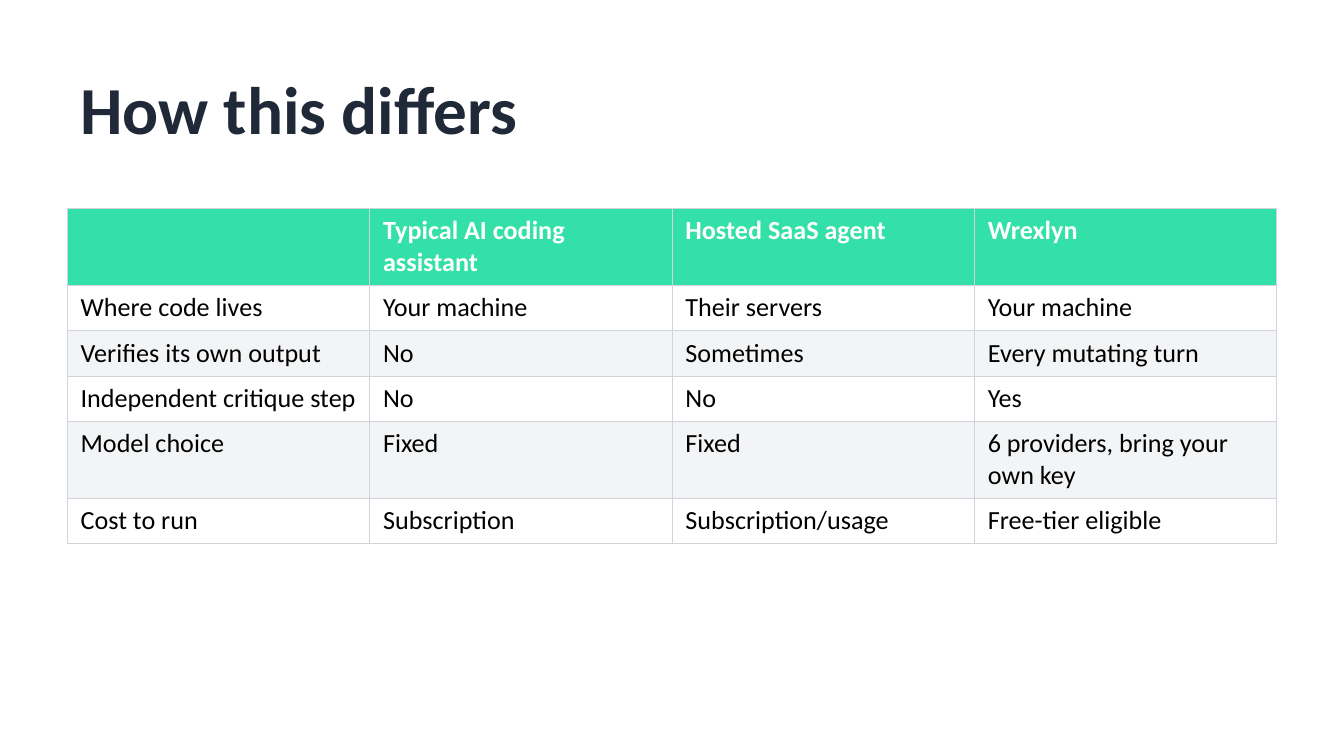
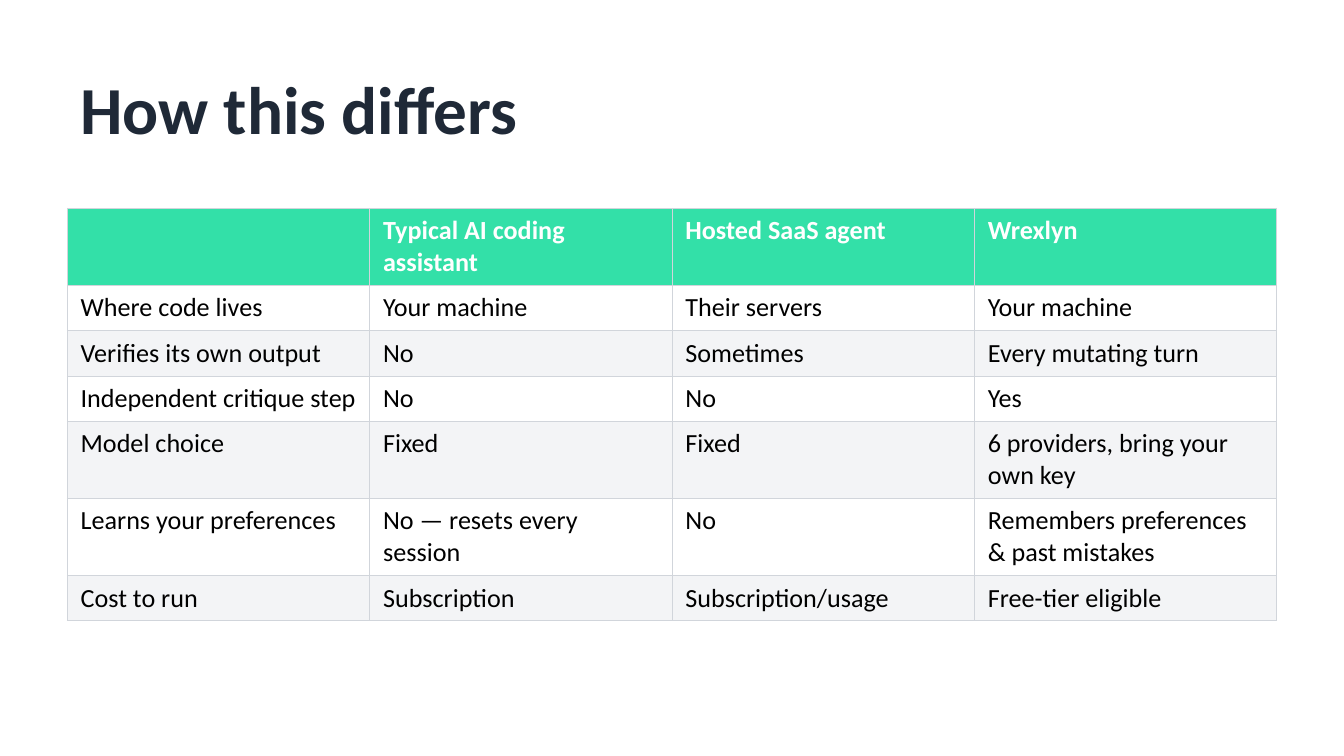
Before and after one commit to nishantsprabhakar/codingagent, a slide deck: slide 8 of docs/assets/Wrexlyn-Pitch-Deck.pptx. Drawn at 1344x756 pixels with LibreOffice and Linux fonts; fonts in the diff are those of the drawing. Boxes give left, top, right and bottom in pixels: in the first picture for what was removed or moved away, otherwise in the second. Text is boxed around its words. In the diff, an @@ line names an element or a change of style, - is before the commit and + after.

Commit message:
Add self-learning content to the pitch deck (Wrexlyn-Pitch-Deck.pptx)
- Slide 8 "How this differs": new "Learns your preferences" row
  (remembers preferences & past mistakes vs. resetting every session).
- New slide 10, "It remembers what you tell it — and what it got wrong":
  a 3-column comparison table covering remember_preference (preferences
  persist and apply immediately, not next session) and save_skill/
  recall_skill (reusable multi-step patterns saved instead of re-derived
  from scratch), placed right after the document-generation slide.
- Deck grows from 14 to 15 slides; verified via PowerPoint COM automation
  (opens cleanly, correct slide/shape counts) and visual export of both
  the edited and new slide.

```diff
--- a/docs/assets/Wrexlyn-Pitch-Deck.pptx
+++ b/docs/assets/Wrexlyn-Pitch-Deck.pptx
@@ table at (x1=67, y1=208, x2=1277, y2=616) @@
+row 6: Learns your preferences | No — resets every session | No | Remembers preferences & past mistakes
```
Also in this commit, not shown: 1 slide added.
